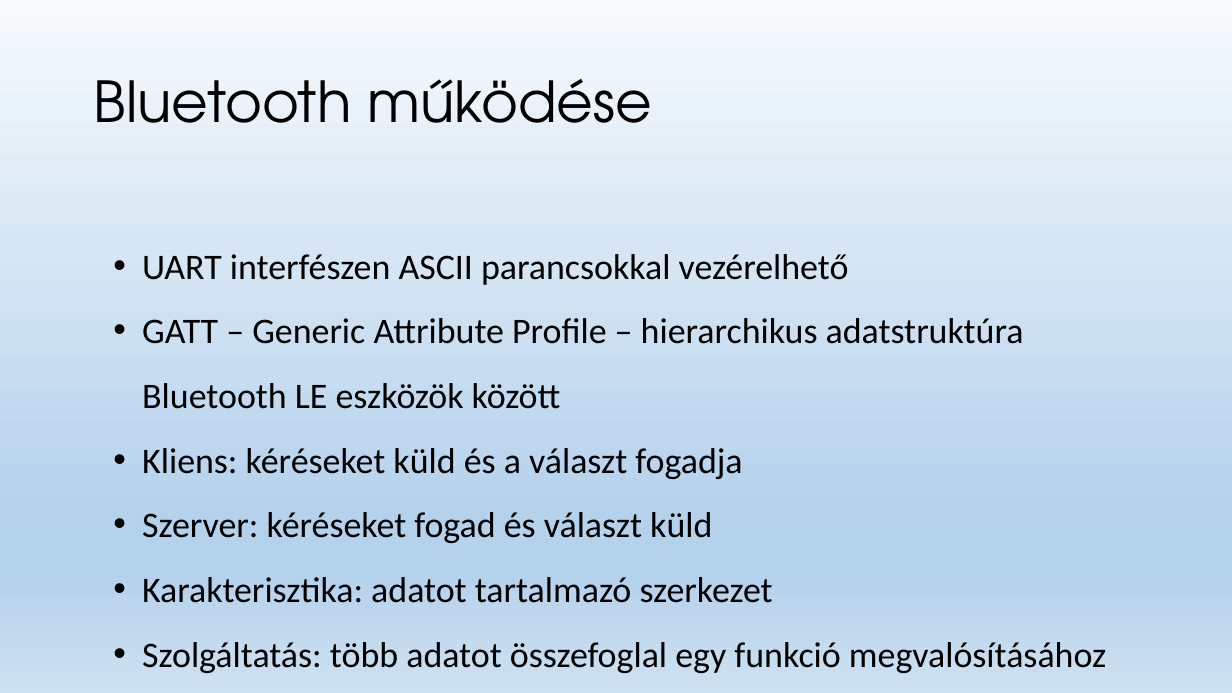
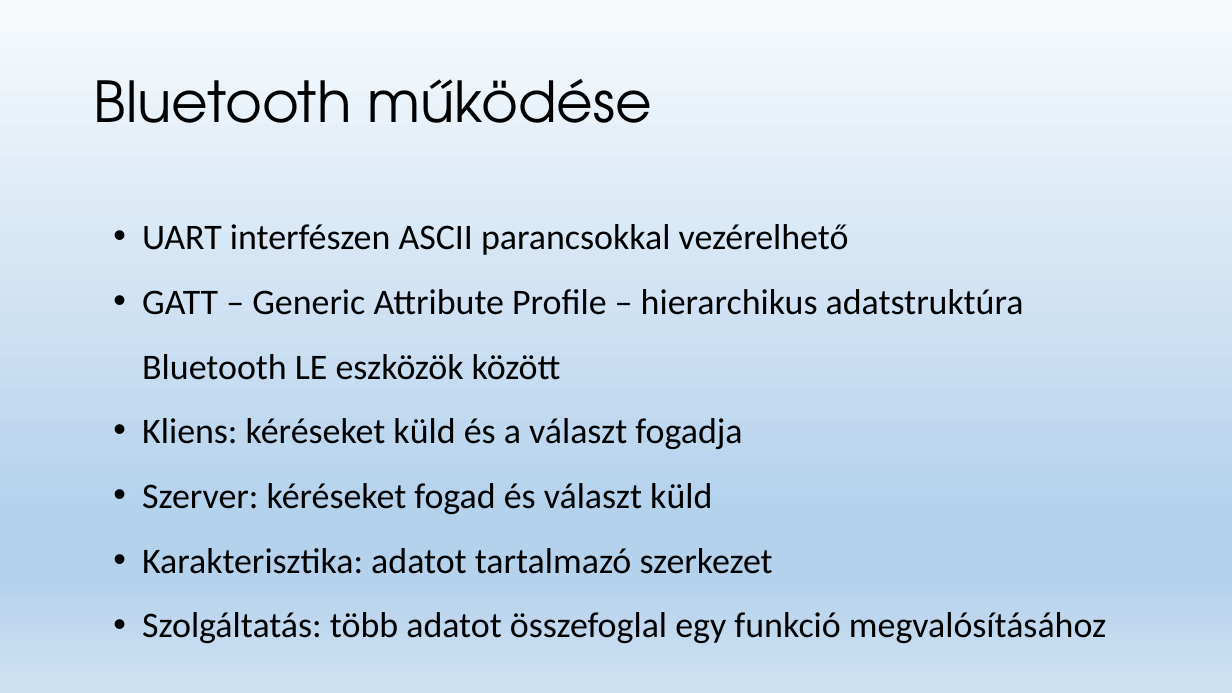
Before and after one commit to foltanyi/modularis_homero, a slide deck: slide 5 of Moduláris digitalis hőmérő fejlesztése.pptx. Drawn at 1232x693 pixels with LibreOffice and Linux fonts; fonts in the diff are those of the drawing. Boxes give left, top, right and bottom in pixels: in the first picture for what was removed or moved away, otherwise in the second. Text is boxed around its words. In the diff, an @@ line names an element or a change of style, - is before the commit and + after.

```diff
--- a/Moduláris digitalis hőmérő fejlesztése.pptx
+++ b/Moduláris digitalis hőmérő fejlesztése.pptx
@@ text "UART interfészen ASCII parancsokkal vezérelhető" moved from (x1=142, y1=254, x2=1106, y2=673) to (x1=142, y1=224, x2=1106, y2=643) @@
```
Also in this commit, not shown: 2 other slides changed, 1 slide added, 1 slide removed.
